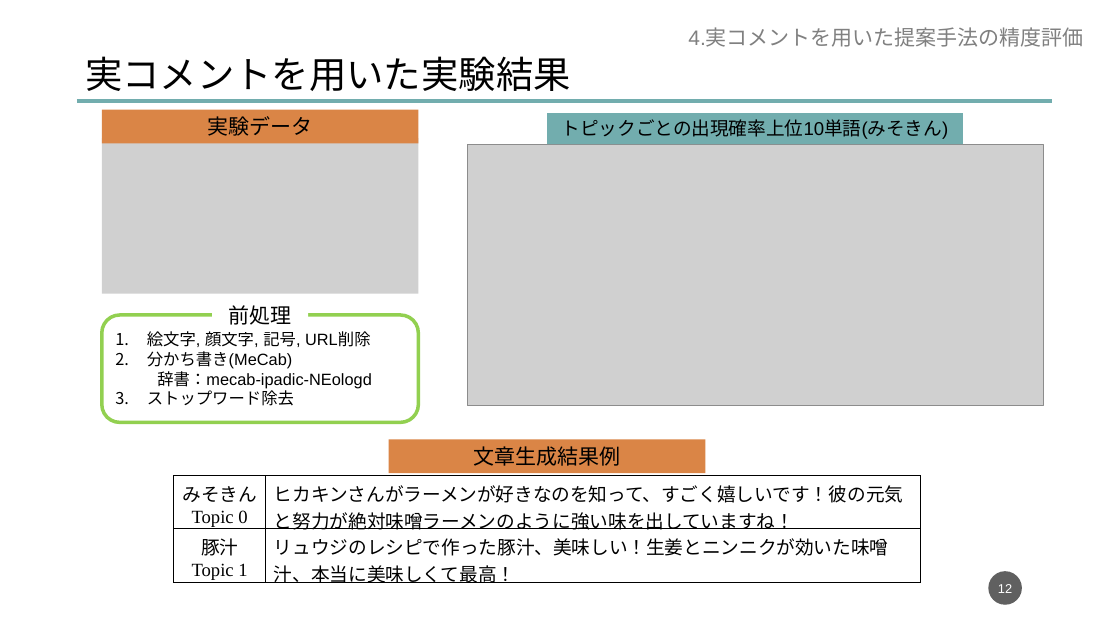
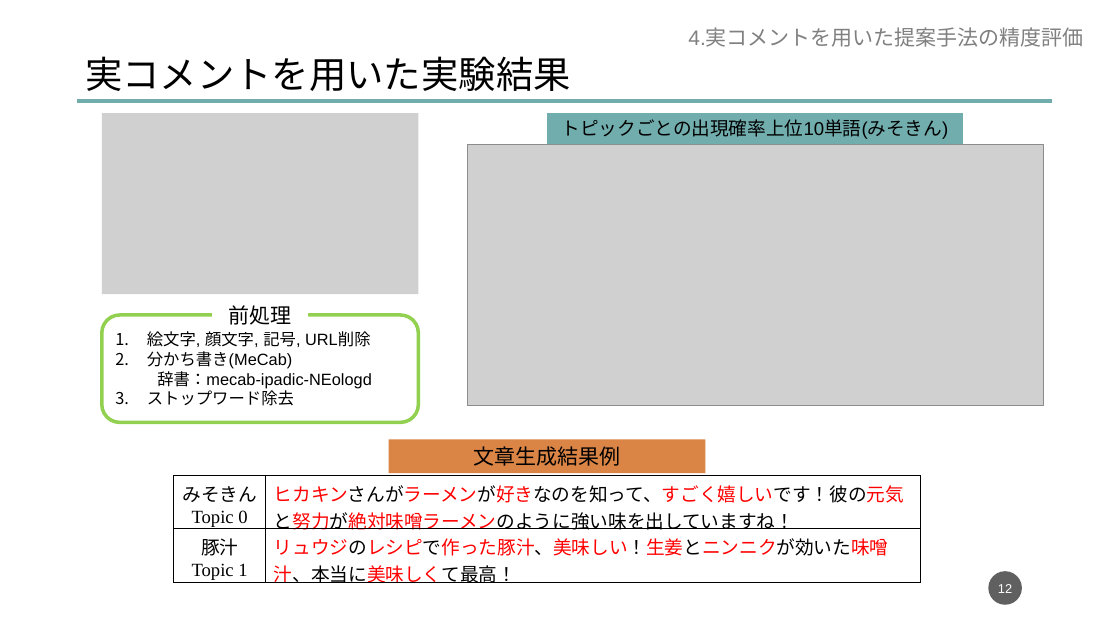
Before and after one commit to dora937nishikori/investigation, a slide deck: slide 12 of 修論/修論発表資料.pptx. Drawn at 1120x630 pixels with LibreOffice and Linux fonts; fonts in the diff are those of the drawing; grey boxes stand for pictures. Boxes give left, top, right and bottom in pixels: in the first picture for what was removed or moved away, otherwise in the second. Text is boxed around its words. In the diff, an @@ line names an element or a change of style, - is before the commit and + after.

```diff
--- a/修論/修論発表資料.pptx
+++ b/修論/修論発表資料.pptx
@@ picture: place and size @@
-picture at [102, 139, 418, 294]
+picture at [102, 113, 418, 294]
@@ rectangle removed at [102, 109, 418, 143] @@
-実験データ
@@ table at [174, 476, 920, 587] @@
@@ text colour #000000 to #FF0000 in "ヒカキンさんがラーメンが好きなのを知って、すごく嬉しいです！彼の元気と努力が絶対味噌ラーメンのように強い味を出しています ...", "リュウジのレシピで作った豚汁、美味しい！生姜とニンニクが効いた味噌汁、本当に美味しくて最高！" @@
```
Also in this commit, not shown: 8 other slides changed.
